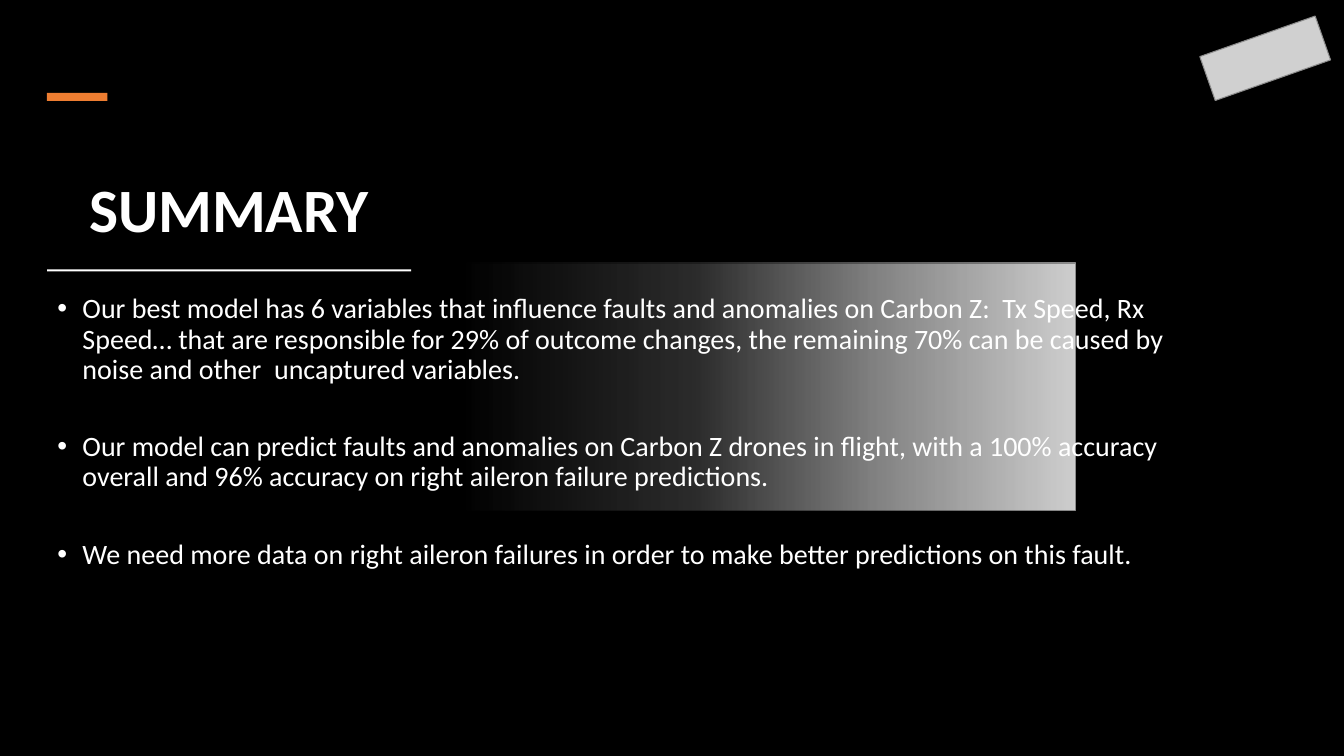
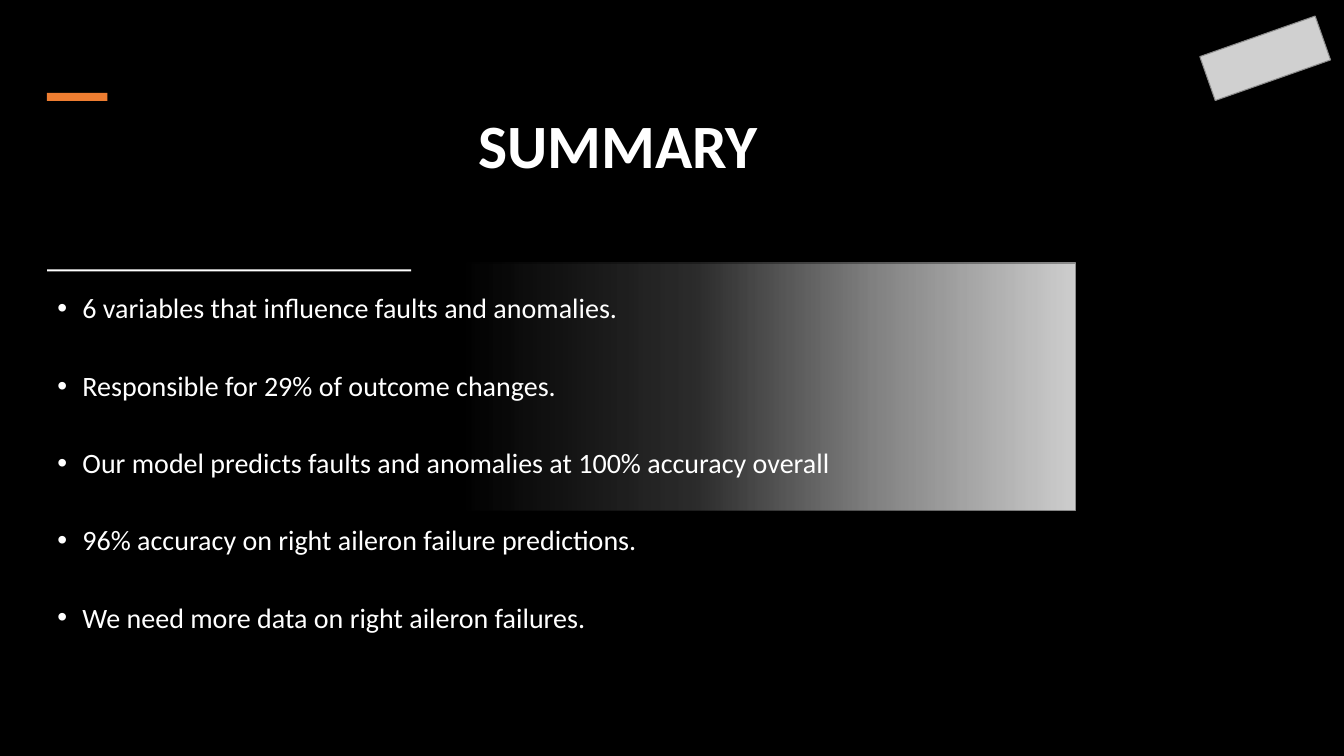
Before and after one commit to MrAshTag/Drone_Faults_Anomaly_Detection, a slide deck: slide 9 of Drone_Faults_and_Anomaly_detection.pptx (slide 7 before the commit). Drawn at 1344x756 pixels with LibreOffice and Linux fonts; fonts in the diff are those of the drawing; grey boxes stand for pictures. Boxes give left, top, right and bottom in pixels: in the first picture for what was removed or moved away, otherwise in the second. Text is boxed around its words. In the diff, an @@ line names an element or a change of style, - is before the commit and + after.

```diff
--- a/Drone_Faults_and_Anomaly_detection.pptx
+++ b/Drone_Faults_and_Anomaly_detection.pptx
@@ title "SUMMARY": place and size @@
-title "SUMMARY" at bbox=[89, 191, 369, 233]
+title "SUMMARY" at bbox=[478, 127, 758, 169]
@@ title "SUMMARY" at bbox=[478, 127, 758, 169]: vertical alignment bottom to middle @@
@@ text at bbox=[82, 298, 830, 633]: text changed @@
-• Our best model has 6 variables that influence faults and anomalies on Carbon Z: Tx Speed, Rx Speed… that are responsible for 29% of outcome changes, the remaining 70% can be caused by noise and other uncaptured variables.
-• Our model can predict faults and anomalies on Carbon Z drones in flight, with a 100% accuracy overall and 96% accuracy on right aileron failure predictions.
-• We need more data on right aileron failures in order to make better predictions on this fault.
+• 6 variables that influence faults and anomalies.
+• Responsible for 29% of outcome changes.
+• Our model predicts faults and anomalies at 100% accuracy overall
+• 96% accuracy on right aileron failure predictions.
+• We need more data on right aileron failures.
```
Also in this commit, not shown: 6 other slides changed, 2 slides added.
